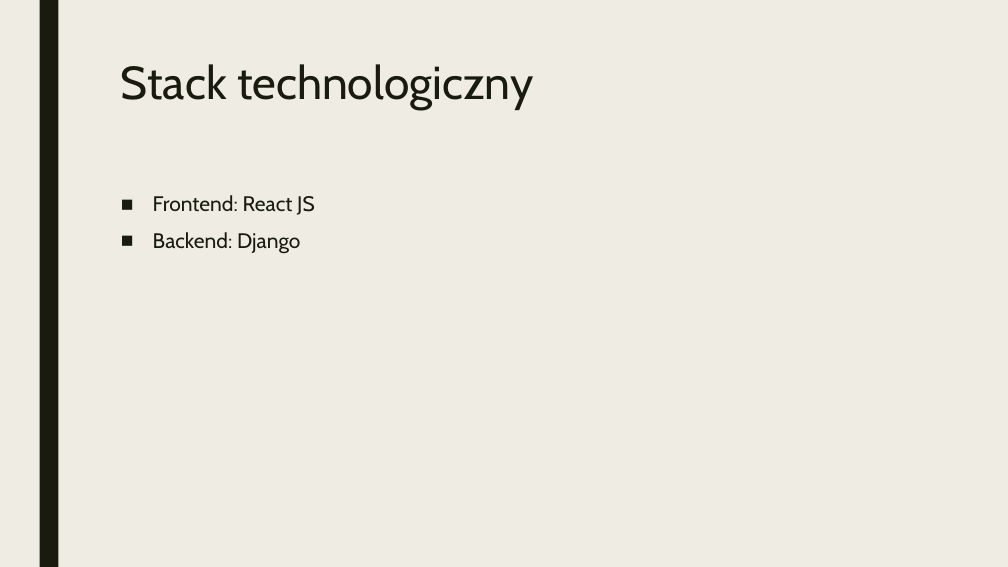
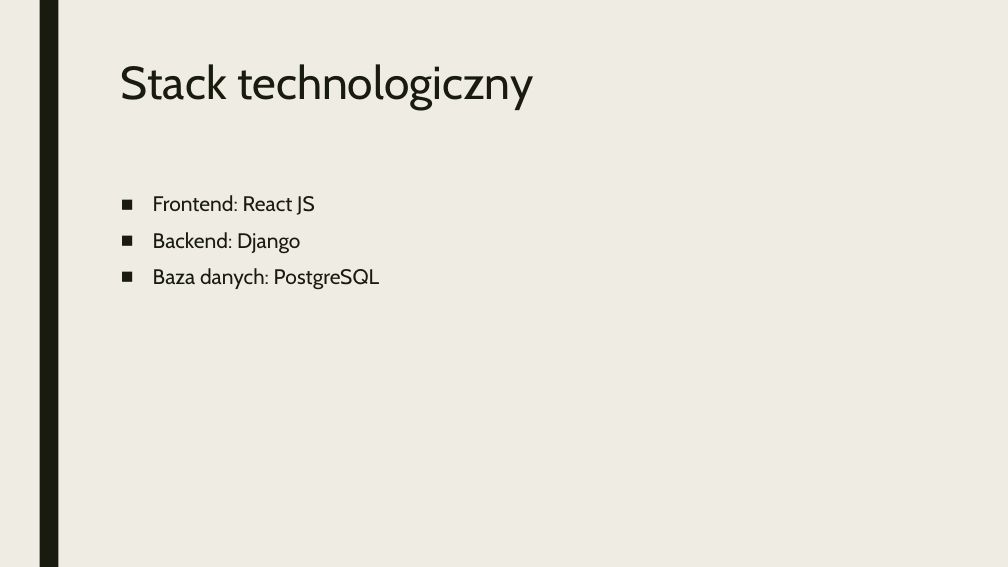
Before and after one commit to kacienk/Bydlac, a slide deck: slide 3 of EduResources/PrezentacjaInżynieria1.pptx. Drawn at 1008x567 pixels with LibreOffice and Linux fonts; fonts in the diff are those of the drawing. Boxes give left, top, right and bottom in pixels: in the first picture for what was removed or moved away, otherwise in the second. Text is boxed around its words. In the diff, an @@ line names an element or a change of style, - is before the commit and + after.

```diff
--- a/EduResources/PrezentacjaInżynieria1.pptx
+++ b/EduResources/PrezentacjaInżynieria1.pptx
@@ text at (153,268,380,290): paragraph added @@
+■ Baza danych: PostgreSQL
```
Also in this commit, not shown: 1 other slide changed, 6 slides added, 1 slide removed.
